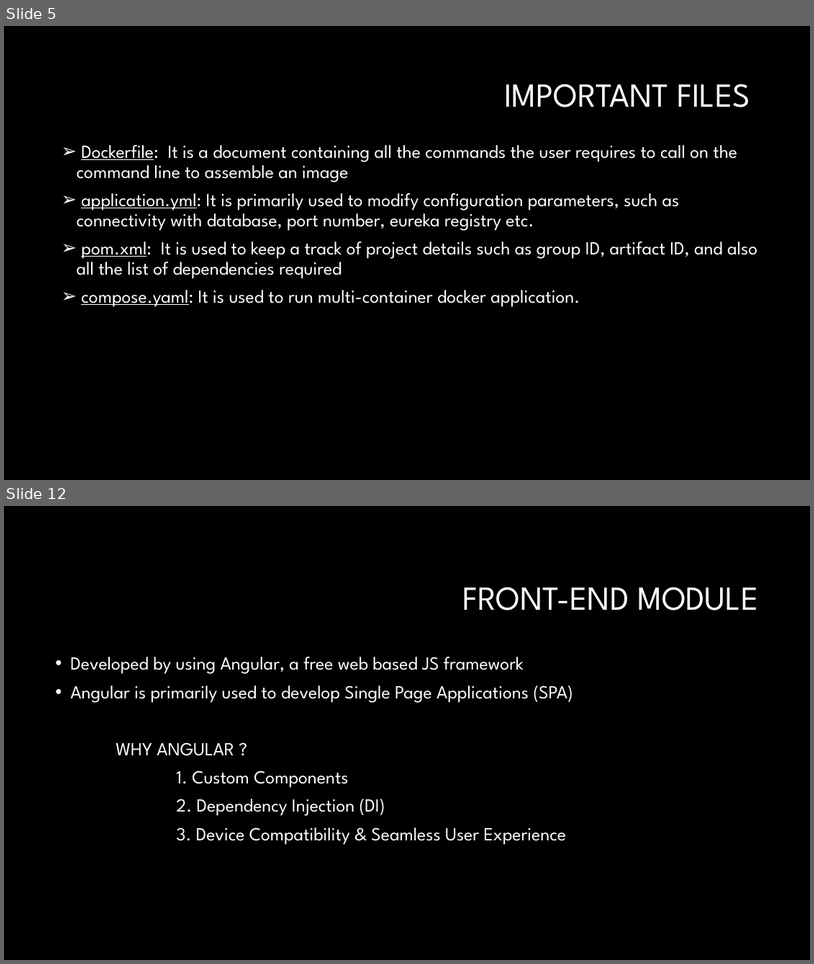
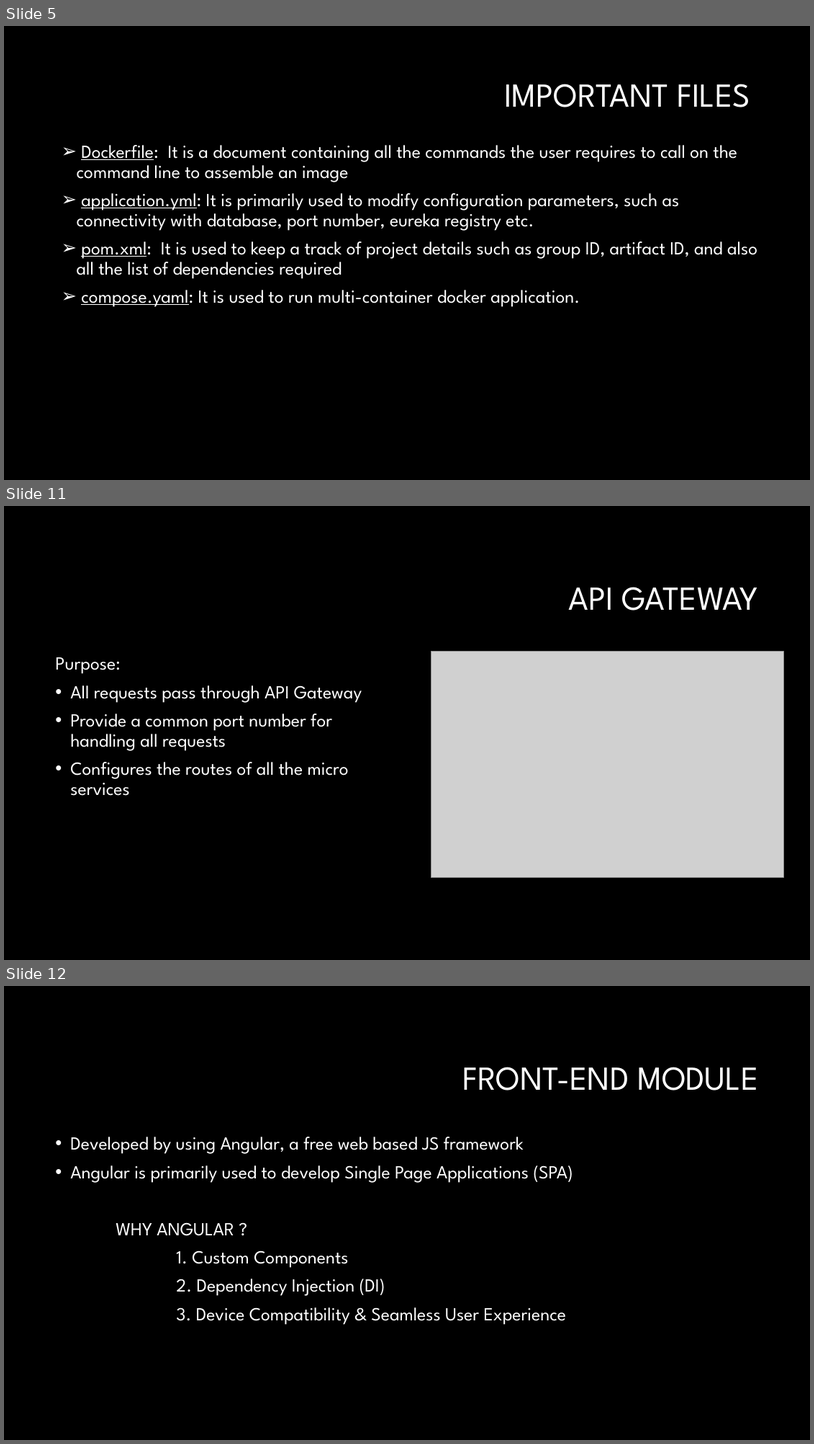
Before and after one commit to ashimaakash03/food-delivery-app, a slide deck: FOOD DELIVERY APPLICATION.pptx. Shown one above the other, each under a label of ours: slides 5 and 12 before the commit, slides 5, 11 and 12 after it; the slides between them are not shown. The pictures are 814x964 and 814x1444 pixels, drawn with LibreOffice and Linux fonts; fonts in the diff are those of the drawing; grey boxes stand for pictures; background and template pictures are left out. Boxes give left, top, right and bottom in pixels: in the first picture for what was removed or moved away, otherwise in the second. Text is boxed around its words. In the diff, an @@ line names an element or a change of style, - is before the commit and + after.

```diff
--- a/FOOD DELIVERY APPLICATION.pptx
+++ b/FOOD DELIVERY APPLICATION.pptx
@@ slide 11 added at box(4, 506, 810, 960), background #000000 @@
@@ title added at box(568, 587, 759, 610), 40 pt, text #FFFFFF @@
+API GATEWAY
@@ picture added at box(431, 651, 784, 878) @@
@@ text added at box(55, 657, 362, 795), 22 pt, text #FFFFFF @@
+Purpose:
+• All requests pass through API Gateway
+• Provide a common port number for handling all requests
+• Configures the routes of all the micro services
```
Also in this commit, not shown: 1 slide changed, 6 other slides added, 5 slides removed, 3 other files.
